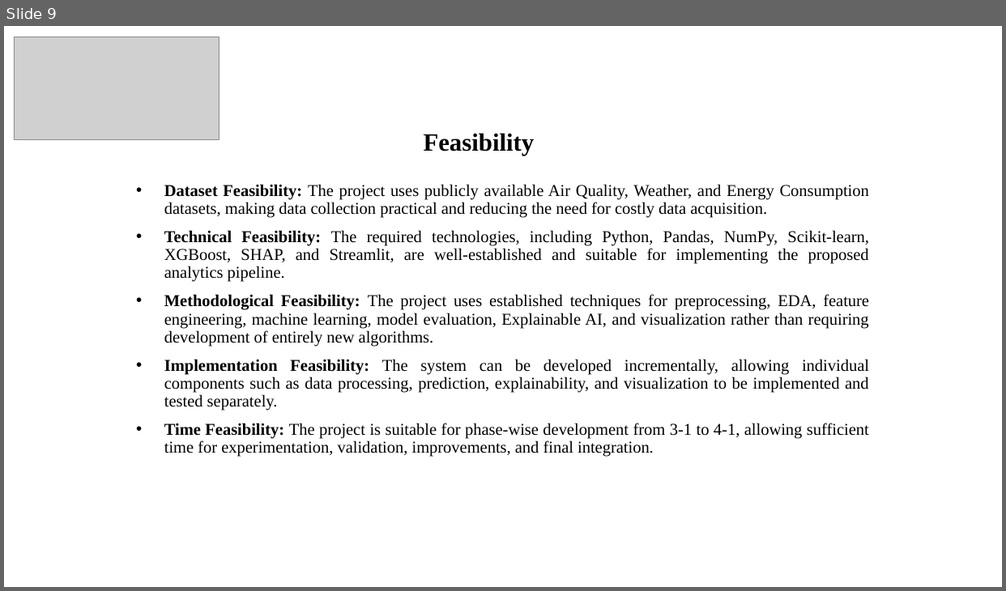
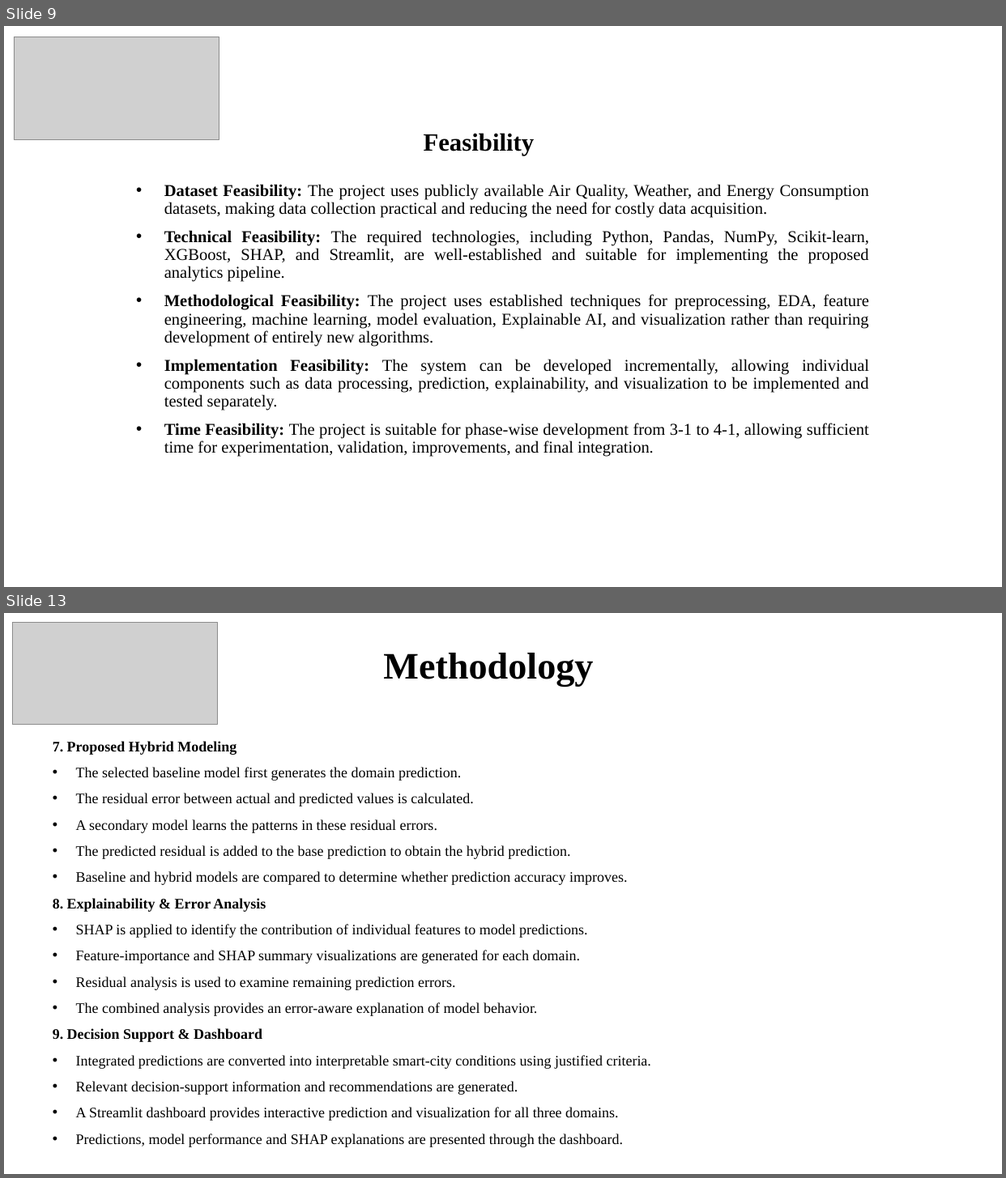
Before and after one commit to sharmi-pathi/KLH-CSE-2026-27-2420030042-Explainable-Data-Analytics-for-Sustainable-Smart-City-Applications, a slide deck: docs/Batch 4-DAV Project PPT.pptx. Shown one above the other, each under a label of ours: slide 9 before the commit, slides 9 and 13 after it; the slides between them are not shown. The pictures are 1006x591 and 1006x1178 pixels, drawn with LibreOffice and Linux fonts; fonts in the diff are those of the drawing; grey boxes stand for pictures. Boxes give left, top, right and bottom in pixels: in the first picture for what was removed or moved away, otherwise in the second. Text is boxed around its words. In the diff, an @@ line names an element or a change of style, - is before the commit and + after.

```diff
--- a/docs/Batch 4-DAV Project PPT.pptx
+++ b/docs/Batch 4-DAV Project PPT.pptx
@@ slide 13 added at <box>4,613,1002,1174</box>, background #FFFFFF @@
@@ picture added at <box>12,622,216,725</box> @@
@@ text added at <box>383,653,593,686</box>, 36 pt, text #000000, bold @@
+Methodology
@@ text added at <box>53,741,651,1148</box>, 14 pt, text #000000 @@
+7. Proposed Hybrid Modeling
+• The selected baseline model first generates the domain prediction.
+• The residual error between actual and predicted values is calculated.
+• A secondary model learns the patterns in these residual errors.
+• The predicted residual is added to the base prediction to obtain the hybrid prediction.
+• Baseline and hybrid models are compared to determine whether prediction accuracy improves.
+8. Explainability & Error Analysis
+• SHAP is applied to identify the contribution of individual features to model predictions.
+• Feature-importance and SHAP summary visualizations are generated for each domain.
+• Residual analysis is used to examine remaining prediction errors.
+• The combined analysis provides an error-aware explanation of model behavior.
+9. Decision Support & Dashboard
+• Integrated predictions are converted into interpretable smart-city conditions using justified criteria.
+• Relevant decision-support information and recommendations are generated.
+• A Streamlit dashboard provides interactive prediction and visualization for all three domains.
+• Predictions, model performance and SHAP explanations are presented through the dashboard.
```
Also in this commit, not shown: 5 slides changed, 17 other slides added.
